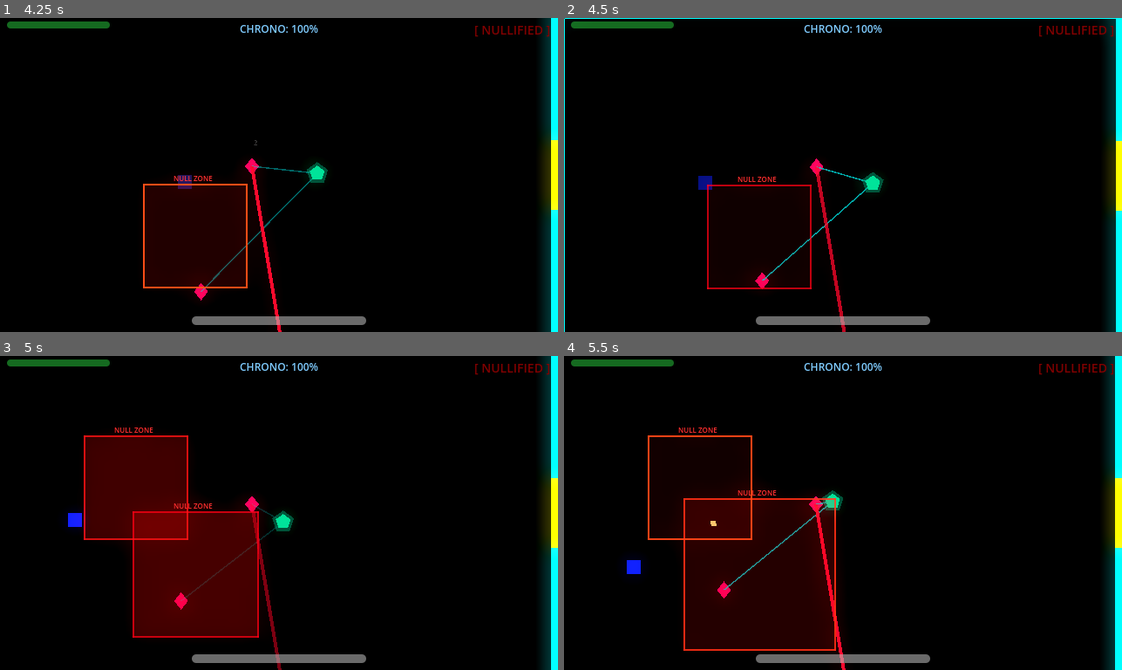
Above: before the commit, frames 1-4 (two rows, left to right).
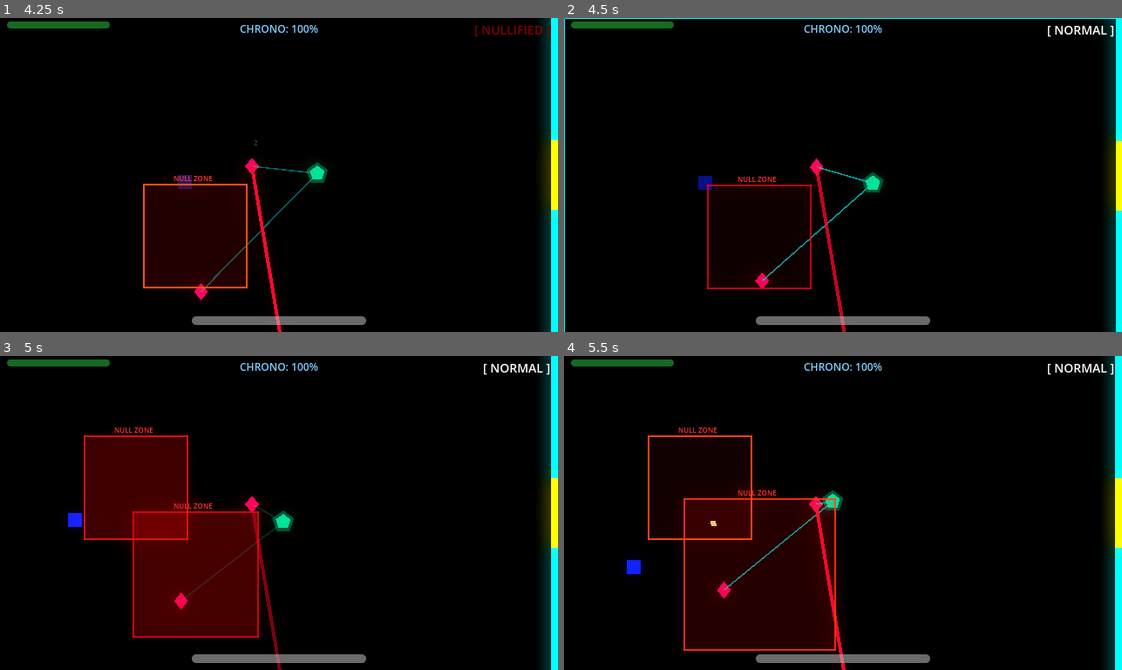
Above: after the commit, the same moments.

Repository: scarf-y/Polychron
Game: Godot game, scene res://scenes/levels/level_02.tscn
Two runs of this game, one before a commit and one after it. Both use one fixed random seed, a clock stepped at 60 frames per second and the inputs below. This scene is started directly instead of the project's main scene.
Inputs (mouse positions are in pixels of both pictures, inside the frame that each line leads up to):
- Up to frame 1 (4.25 s): move the mouse to (401, 159) at 0.52 s; hold D (move_right) 0.53-1.28 s; tap Q (dash) at 0.6 s; move the mouse to (167, 190) at 1.27 s; hold S (move_down) 1.28-2.03 s; click (167, 190) at 1.35 s; move the mouse to (334, 105) at 2.02 s; hold D (move_right) 2.03-2.78 s; tap E (time_erase) at 2.1 s; move the mouse to (251, 237) at 2.77 s; hold W (move_up) 2.78-3.53 s; tap Shift (time_slow) at 2.85 s; move the mouse to (446, 222) at 3.52 s; hold A (move_left) from 3.53 s (still down); tap Space (time_stop) at 3.6 s
- Up to frame 2 (4.5 s): keep holding A (move_left); move the mouse to (675, 127) at 4.27 s; tap Q (dash) at 4.35 s
- Up to frame 3 (5 s): keep holding A (move_left)
- Up to frame 4 (5.5 s): move the mouse to (870, 513) at 5.02 s; release A (move_left) at 5.03 s; hold S (move_down) from 5.03 s (still down); click (870, 513) at 5.1 s

Frame 1 is identical in both runs. In frame 2, 0.3% of the frame differs, in the area x 85-99%, y 2-7%; in frame 3, 0.3%; in frame 4, 0.3%.

Commit message:
fix(null_zone, hud): implement reference counting for overlapping null zones and fix UI state lingering

Diff:
--- a/scripts/hud.gd
+++ b/scripts/hud.gd
@@ -20,6 +20,7 @@
 	layer = 90
 	TimeManager.time_gauge_changed.connect(_on_gauge_changed)
 	TimeManager.time_state_changed.connect(_on_state_changed)
+	TimeManager.null_zone_changed.connect(_on_null_zone_changed)
 
 	# Initialize
 	if gauge_bar:
@@ -39,12 +40,13 @@
 	if player and player.has_signal("player_died"):
 		player.player_died.connect(_on_player_died)
 
-func _process(_delta: float) -> void:
-	# Null Zone indicator
-	if TimeManager.null_zone_active:
+func _on_null_zone_changed(is_active: bool) -> void:
+	if is_active:
 		if state_label:
 			state_label.text = "[ NULLIFIED ]"
 			state_label.modulate = STATE_COLORS["NULLIFIED"]
+	else:
+		_update_state_display(TimeManager.current_state)
 
 func _on_gauge_changed(new_value: float) -> void:
 	if gauge_bar:
--- a/scripts/null_zone.gd
+++ b/scripts/null_zone.gd
@@ -136,7 +136,11 @@
 
 func _vanish() -> void:
 	if _player_inside:
-		TimeManager.null_zone_active = false
+		_player_inside = false
+		TimeManager.exit_null_zone()
+		var player: Node = get_tree().get_first_node_in_group("player")
+		if player and player.has_method("_update_modulate"):
+			player._update_modulate()
 
 	var tween := create_tween()
 	tween.tween_property(self, "modulate:a", 0.0, 0.4)
@@ -145,7 +149,7 @@
 func _on_body_entered(body: Node2D) -> void:
 	if body.is_in_group("player"):
 		_player_inside = true
-		TimeManager.null_zone_active = true
+		TimeManager.enter_null_zone()
 
 		# Force cancel any active time ability
 		if body.has_method("force_cancel_ability"):
@@ -158,7 +162,7 @@
 func _on_body_exited(body: Node2D) -> void:
 	if body.is_in_group("player"):
 		_player_inside = false
-		TimeManager.null_zone_active = false
+		TimeManager.exit_null_zone()
 
 		# Restore player visual
 		if body.has_method("_update_modulate"):
--- a/scripts/time_manager.gd
+++ b/scripts/time_manager.gd
@@ -10,6 +10,7 @@
 signal time_state_changed(new_state: TimeState)
 signal time_gauge_changed(new_value: float)
 signal time_gauge_depleted()
+signal null_zone_changed(is_active: bool)
 
 # --- Time Gauge ---
 const GAUGE_MAX: float = 100.0
@@ -21,6 +22,7 @@
 var time_gauge: float = GAUGE_MAX
 var current_state: TimeState = TimeState.NORMAL
 var null_zone_active: bool = false  # Set by Null Zone — disables abilities
+var _null_zone_count: int = 0
 
 # --- Decoy Target (Time Erase) ---
 var erased_target_position: Vector2 = Vector2.ZERO
@@ -96,3 +98,17 @@
 	if current_state == TimeState.ERASED:
 		return erased_target_position
 	return player.global_position
+
+# --- Null Zone Logic ---
+func enter_null_zone() -> void:
+	_null_zone_count += 1
+	if _null_zone_count == 1:
+		null_zone_active = true
+		null_zone_changed.emit(true)
+
+func exit_null_zone() -> void:
+	_null_zone_count -= 1
+	if _null_zone_count <= 0:
+		_null_zone_count = 0
+		null_zone_active = false
+		null_zone_changed.emit(false)
